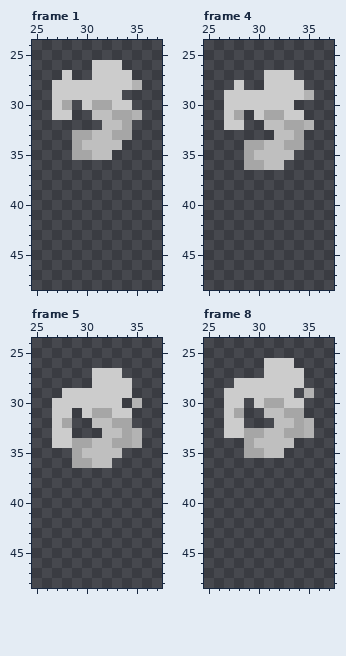
One commit to this pixel-art file: Assets/Art/Characters/Player/Idle/Player_Idle_Right.aseprite. The first picture shows the starting point.
64x64 pixels, 8 frames. Shown: frame 1: x 25..37, y 24..48; frame 4: x 25..37, y 24..48; frame 5: x 25..37, y 24..48; frame 8: x 25..37, y 24..48. The commit also changed other frames, which this record leaves out.
After the commit:
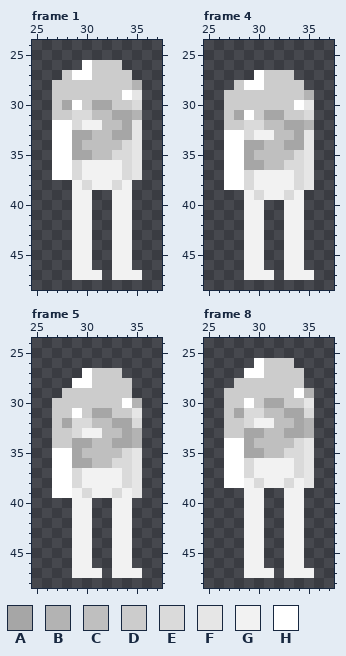
Palette (. is transparent): A #a6a6a6  B #b3b3b3  C #bfbfbf  D #cccccc  E #dadada  F #e6e6e6  G #f2f2f2  H #ffffff
Changes in this commit:
layer "Skin/Right Leg" now shown
layer "Skin/Left Leg" now shown
layer "Skin/Right Arm" now shown
layer "Skin/Left Arm" now shown
layer "Skin/Chest" now shown
Changed rows in their new state; - is an unchanged pixel.
Frame 1:
first column x 27:
26 ---H-----
27 --HH-----
29 -------HF
30 --H-----E
31 --EE-----
32 HHEGG---F
33 HH------F
34 HH-----EF
35 HH----EEF
36 HHEGGGGEF
37 HHEGGGGEF
38 --GEGGEG-
39 --GG--GG-
40 --GG--GG-
41 --GG--GG-
42 --GG--GG-
43 --GG--GG-
44 --GG--GG-
45 --GG--GG-
46 --GG--GG-
47 --GGG-GGG
Frame 4:
first column x 27:
27 ---H-----
28 --HH-----
30 -------HF
31 --H-----E
32 --EE-----
33 HHEGG---F
34 HH------F
35 HH-----EF
36 HH----EEF
37 HHEGGGGEF
38 HHEGGGGEF
39 --GEGGEG-
40 --GG--GG-
41 --GG--GG-
42 --GG--GG-
43 --GG--GG-
44 --GG--GG-
45 --GG--GG-
46 --GG--GG-
47 --GGG-GGG
Frame 5:
first column x 27:
27 ---H-----
28 --HH-----
30 -------H-
31 --H-----F
32 --EE----E
33 --EGG----
35 HH-----EF
36 HH----EEF
37 HHEGGGGEF
38 HHEGGGGEF
39 HHGEGGEGF
40 --GG--GG-
41 --GG--GG-
42 --GG--GG-
43 --GG--GG-
44 --GG--GG-
45 --GG--GG-
46 --GG--GG-
47 --GGG-GGG
Frame 8:
first column x 27:
26 ---H-----
27 --HH-----
29 -------H-
30 --H-----F
31 --EE----E
32 --EGG----
34 HH-----EF
35 HH----EEF
36 HHEGGGGEF
37 HHEGGGGEF
38 HHGEGGEGF
39 --GG--GG-
40 --GG--GG-
41 --GG--GG-
42 --GG--GG-
43 --GG--GG-
44 --GG--GG-
45 --GG--GG-
46 --GG--GG-
47 --GGG-GGG
